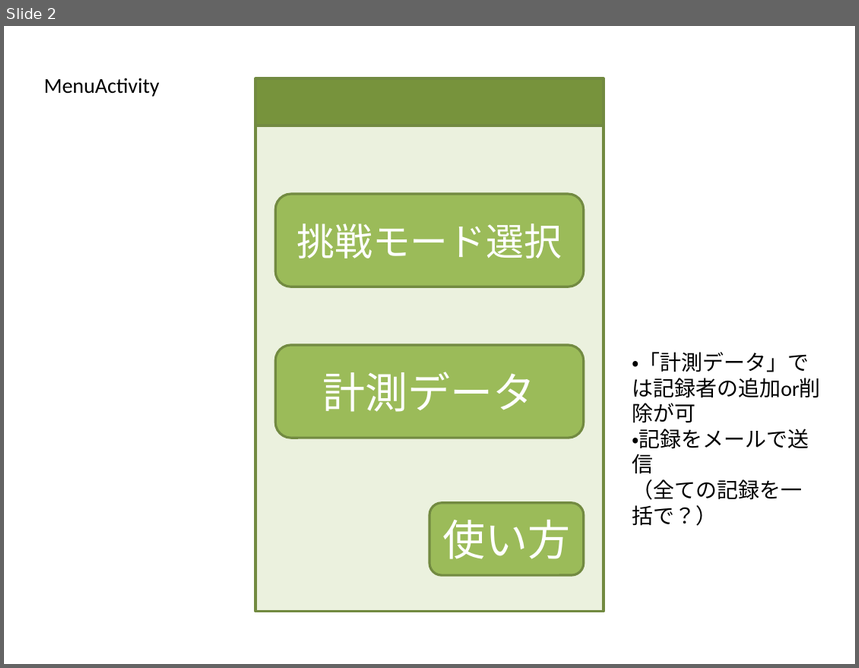
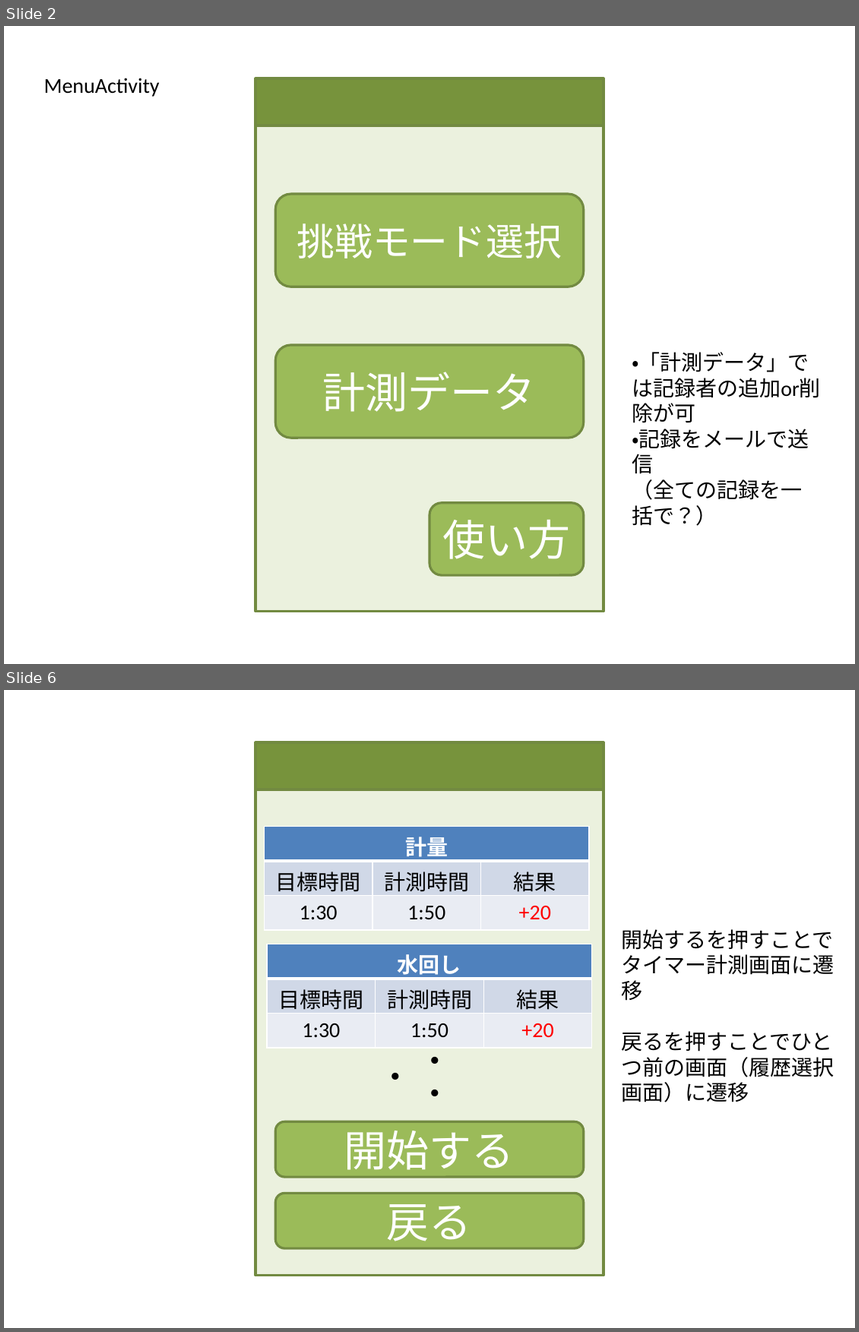
Before and after one commit to MayuOkuda/soba, a slide deck: memo/そばUI2.pptx. Shown one above the other, each under a label of ours: slide 2 before the commit, slides 2 and 6 after it; the slides between them are not shown. The pictures are 859x668 and 859x1332 pixels, drawn with LibreOffice and Linux fonts; fonts in the diff are those of the drawing. Boxes give left, top, right and bottom in pixels: in the first picture for what was removed or moved away, otherwise in the second. Text is boxed around its words. In the diff, an @@ line names an element or a change of style, - is before the commit and + after.

```diff
--- a/memo/そばUI2.pptx
+++ b/memo/そばUI2.pptx
@@ slide 6 added at (x1=4, y1=690, x2=855, y2=1328), background #FFFFFF @@
@@ rectangle added at (x1=255, y1=742, x2=603, y2=1276), fill #EBF1DE, outline #738A42 2 pt @@
@@ rectangle added at (x1=255, y1=742, x2=603, y2=790), fill #77933C, outline #738A42 2 pt @@
@@ table added at (x1=265, y1=826, x2=588, y2=930), 3 rows, 3 columns @@
+計量 |  | 
+目標時間 | 計測時間 | 結果
+1:30 | 1:50 | +20
@@ text added at (x1=621, y1=929, x2=834, y2=1103), 18 pt, text #000000 @@
+開始するを押すことでタイマー計測画面に遷移
+戻るを押すことでひとつ前の画面（履歴選択画面）に遷移
@@ table added at (x1=267, y1=945, x2=591, y2=1049), 3 rows, 3 columns @@
+水回し |  | 
+目標時間 | 計測時間 | 結果
+1:30 | 1:50 | +20
@@ text added at (x1=379, y1=1057, x2=452, y2=1097), 28 pt, text #000000 @@
+・・・
@@ rounded rectangle added at (x1=275, y1=1122, x2=584, y2=1177), fill #9BBB59, outline #738A42 2 pt, 36 pt, text #FFFFFF @@
+開始する
@@ rounded rectangle added at (x1=275, y1=1193, x2=584, y2=1249), fill #9BBB59, outline #738A42 2 pt, 36 pt, text #FFFFFF @@
+戻る
```
Also in this commit, not shown: 1 slide changed, 2 other slides added, 1 slide removed.
